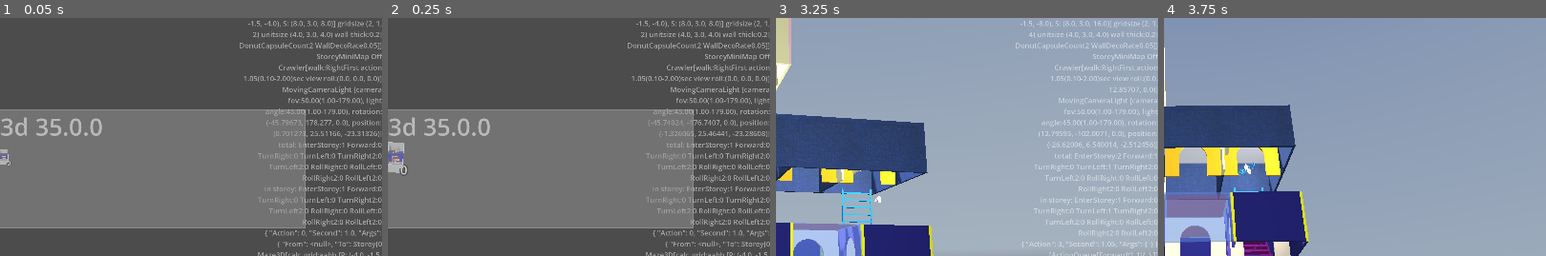
Above: before the commit, frames 1-4 (left to right).
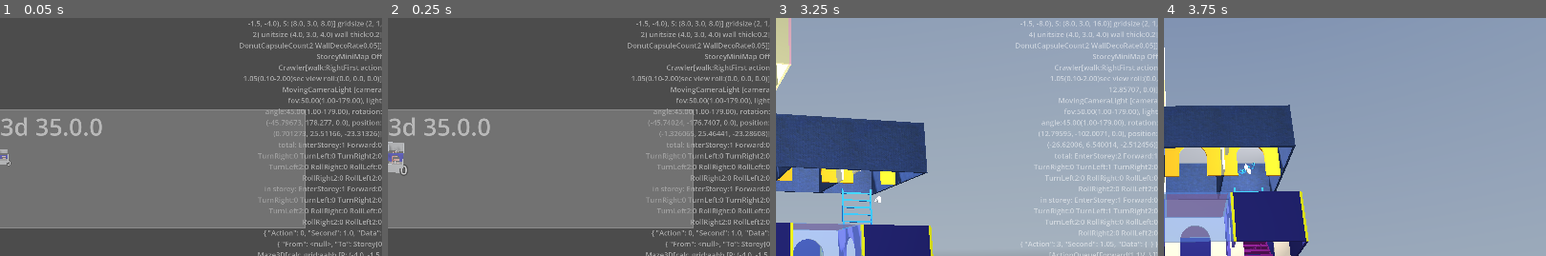
Above: after the commit, the same moments.

Repository: kasworld/gd4maze3d
Game: Godot game, scene res://main.tscn
The game is run twice, just before and just after one commit, with the same random seed, the same clock (stepped at 60 frames per second) and the same inputs. A sky picture missing from this copy of the repository is replaced by a grey-blue gradient.
Inputs (mouse positions are % of the whole screen's width and height, from its top left):
- Up to frame 1 (0.05 s): no input
- Up to frame 2 (0.25 s): no input
- Up to frame 3 (3.25 s): click "Enter: StoreyUp" at 0.5 s; click "Enter: StoreyUp" at 1.25 s; tap Enter at 2 s; move the mouse to (72, 45) at 2.02 s; hold Right 2.03-2.78 s; tap Q at 2.1 s; click (72, 45) at 2.17 s; move the mouse to (30, 55) at 2.77 s; hold Down from 2.78 s (still down); tap E at 2.85 s
- Up to frame 4 (3.75 s): move the mouse to (60, 28) at 3.52 s; release Down at 3.53 s; hold Right from 3.53 s (still down); tap 1 at 3.6 s
The pictures show only the part of the screen within x 50-100%, y 21-71%; the shares and areas given below are measured in that part.

The runs differ from the first frame. In frame 1, 0.4% of the frame differs, in the area x 69-99%, y 89-92%; in frame 2, 0.4%; in frame 3, 0.2%; in frame 4, nothing differs.
Error in both runs: Invalid call. Nonexistent function 'enqueue_with_speed' in base 'RefCounted (ActionQueue)'. (res://main.gd:183)

Commit message:
rename  Action Args to Data

Diff:
--- a/crawler/action_queue.gd
+++ b/crawler/action_queue.gd
@@ -20,7 +20,7 @@
 	return {
 		"Action":a,
 		"Second":s,
-		"Args":args,
+		"Data":args,
 	}
 
 const QueueLimit = 10
@@ -58,6 +58,6 @@
 func _to_string() -> String:
 	var rtn := "ActionQueue["
 	for a in queue:
-		rtn += "%s(%.1f)%s " % [ action2str(a.Action), a.Second, a.Args ]
+		rtn += "%s(%.1f)%s " % [ action2str(a.Action), a.Second, a.Data ]
 	rtn += "]"
 	return rtn
--- a/crawler/crawler.gd
+++ b/crawler/crawler.gd
@@ -21,7 +21,7 @@
 	crawler_animation.handle_animation()
 
 var action_queue :ActionQueue
-var current_action : Dictionary # [Action, Second, Args]
+var current_action : Dictionary # [Action, Second, Data]
 
 var crawler_num :int
 var player_num :int
@@ -117,10 +117,10 @@
 		ActionQueue.Action.RollLeft2:
 			start_roll_animation(-PI)
 		ActionQueue.Action.EnterStorey: # for animation only
-			var from_storey :Storey = current_action.Args.From
+			var from_storey :Storey = current_action.Data.From
 			if from_storey == null:
-				from_storey = current_action.Args.To
-			start_inter_storey_move_animation(from_storey, current_action.Args.To, pos_src, current_action.Args.dst_v2i)
+				from_storey = current_action.Data.To
+			start_inter_storey_move_animation(from_storey, current_action.Data.To, pos_src, current_action.Data.dst_v2i)
 			astar_path_id.clear()
 
 	# update action stats
